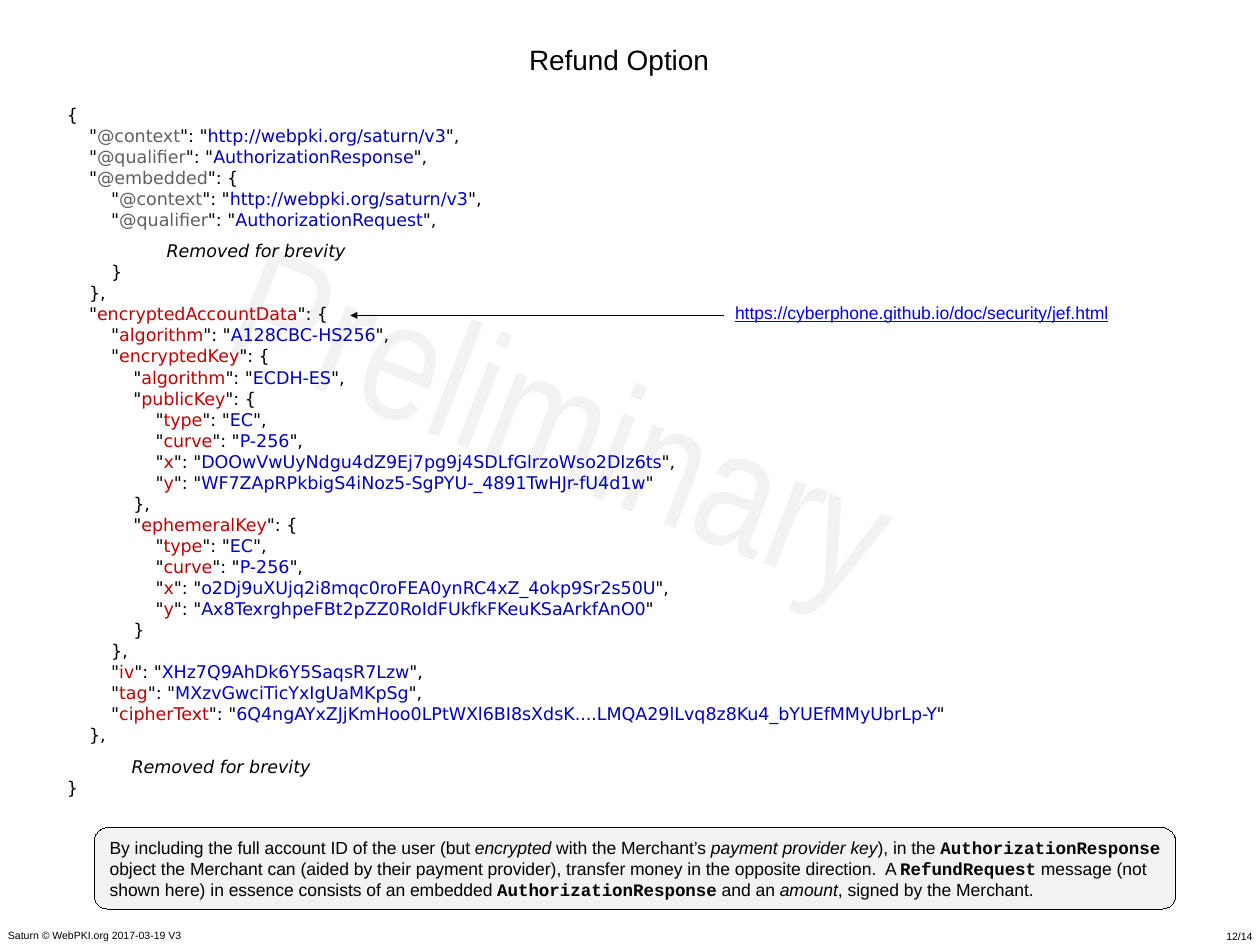
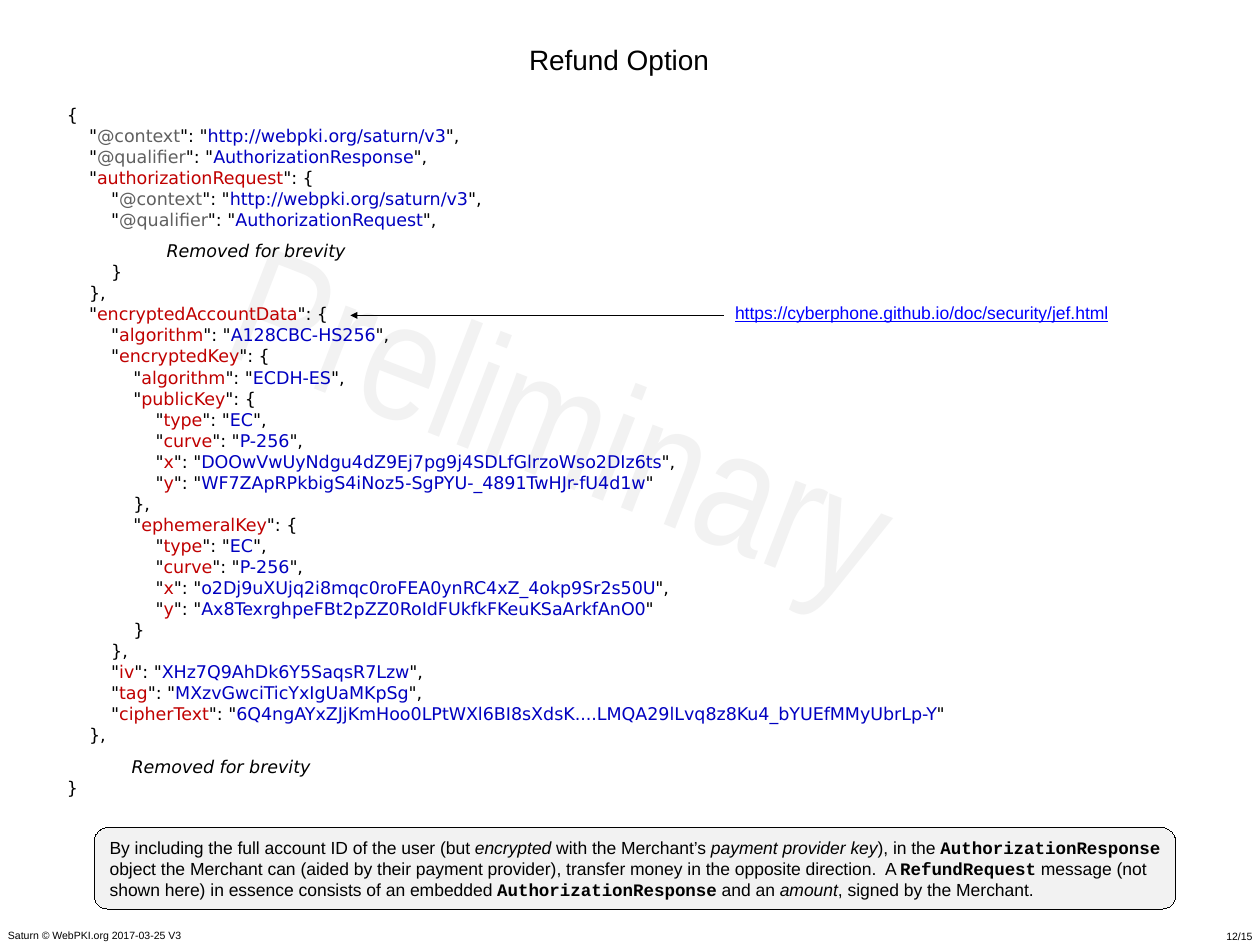
Before and after one commit to cyberphone/doc, a slide deck: slide 12 of saturn/saturn-v3-presentation.pptx. Drawn at 1260x945 pixels with LibreOffice and Linux fonts; fonts in the diff are those of the drawing. Boxes give left, top, right and bottom in pixels: in the first picture for what was removed or moved away, otherwise in the second. Text is boxed around its words. In the diff, an @@ line names an element or a change of style, - is before the commit and + after.

Commit message:
Saturn protocol documtation 2017-03-25

```diff
--- a/saturn/saturn-v3-presentation.pptx
+++ b/saturn/saturn-v3-presentation.pptx
@@ text at [89, 128, 482, 230]: text changed @@
-{
-"@context": "http://webpki.org/saturn/v3",
-"@qualifier": "AuthorizationResponse",
-"@embedded": {
-"@context": "http://webpki.org/saturn/v3",
-"@qualifier": "AuthorizationRequest",
+{
+"@context": "http://webpki.org/saturn/v3",
+"@qualifier": "AuthorizationResponse",
+"authorizationRequest": {
+"@context": "http://webpki.org/saturn/v3",
+"@qualifier": "AuthorizationRequest",
@@ text at [8, 931, 181, 941]: text changed @@
-Saturn © WebPKI.org 2017-03-19 V3
+Saturn © WebPKI.org 2017-03-25 V3
@@ page number at [1226, 932, 1252, 940]: text changed @@
-12/14
+12/15
```
Also in this commit, not shown: 13 other slides changed, 1 slide added, 5 other files.
